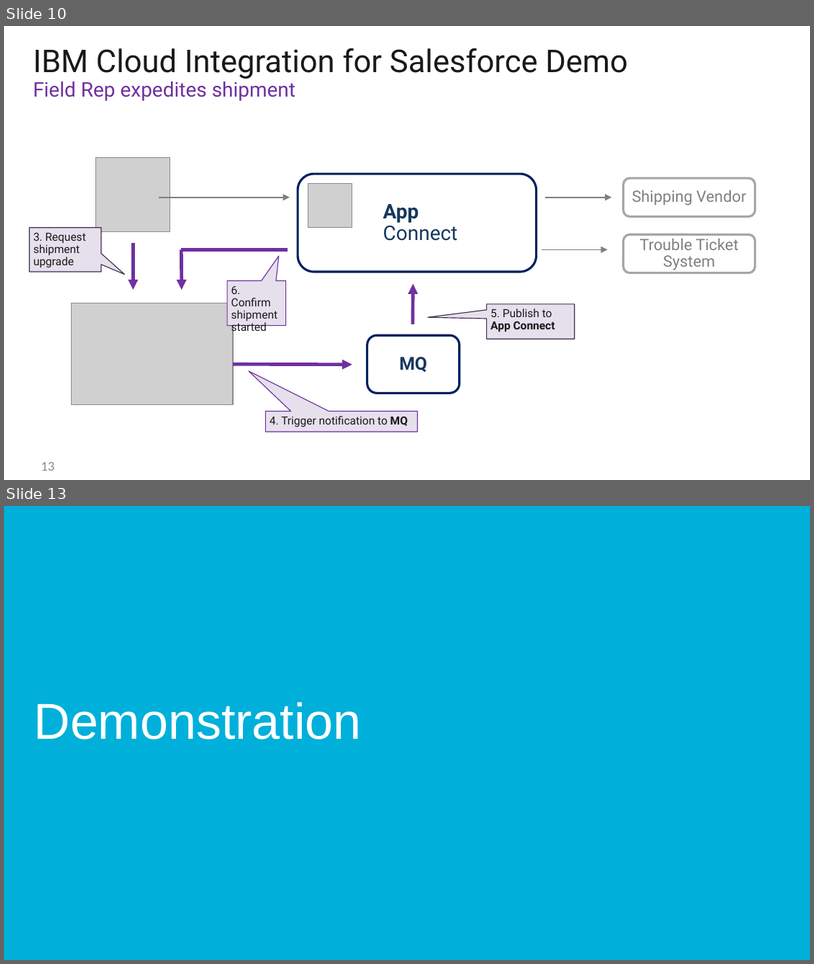
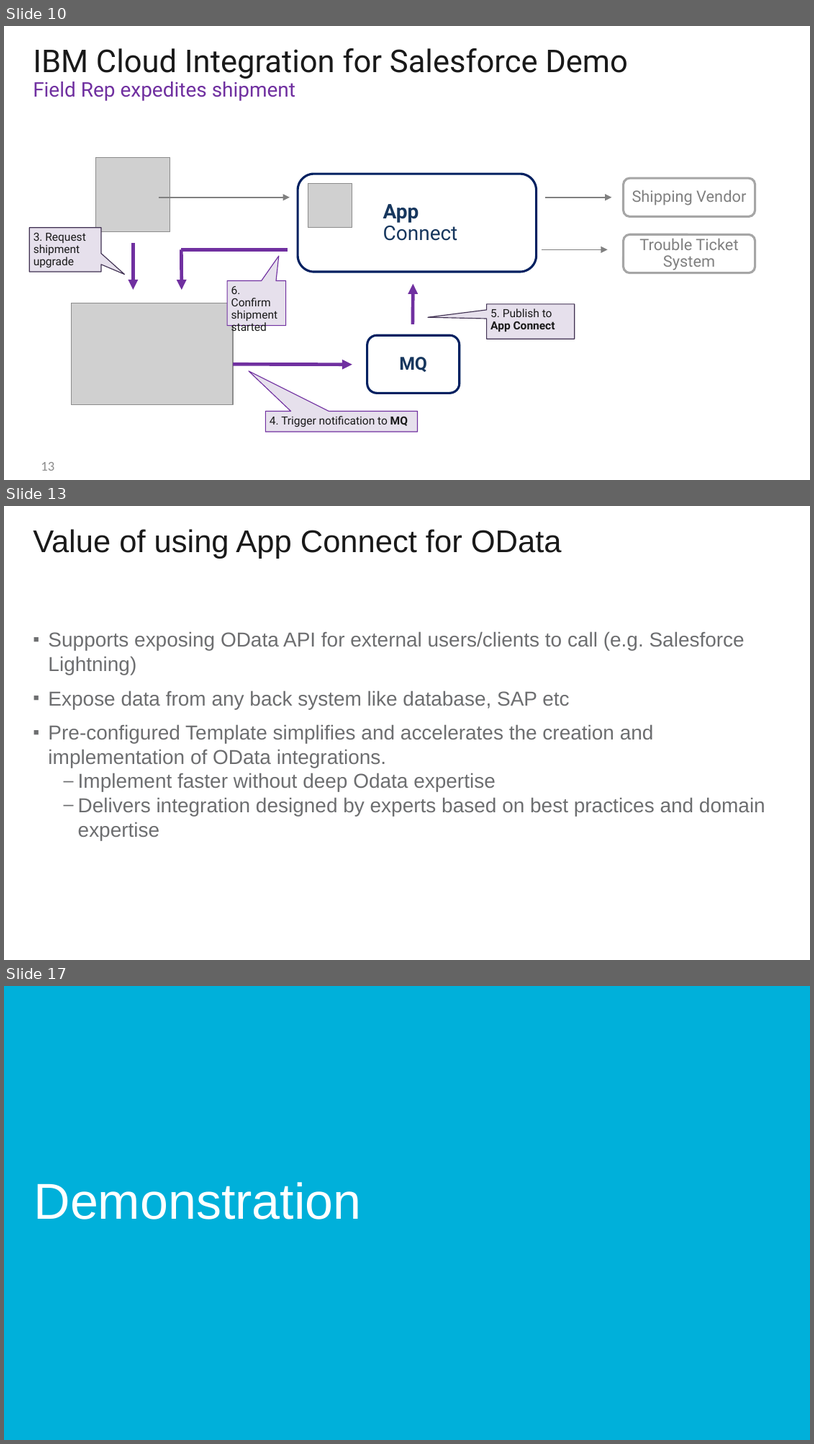
Before and after one commit to sebastiansutter/techguides, a slide deck: IBM CI for SF Demo.pptx. Shown one above the other, each under a label of ours: slides 10 and 13 before the commit, slides 10, 13 and 17 after it; the slides between them are not shown. The pictures are 814x964 and 814x1444 pixels, drawn with LibreOffice and Linux fonts; fonts in the diff are those of the drawing; grey boxes stand for pictures; background and template pictures are left out. Boxes give left, top, right and bottom in pixels: in the first picture for what was removed or moved away, otherwise in the second. Text is boxed around its words. In the diff, an @@ line names an element or a change of style, - is before the commit and + after.

```diff
--- a/IBM CI for SF Demo.pptx
+++ b/IBM CI for SF Demo.pptx
@@ slide 13 added at box(4, 506, 810, 960), background #FFFFFF @@
@@ title added at box(33, 529, 562, 559), 28 pt, text #191919 @@
+Value of using App Connect for OData
@@ text added at box(48, 631, 766, 840), 18 pt, text #6D6E70 @@
+▪ Supports exposing OData API for external users/clients to call (e.g. Salesforce Lightning)
+▪ Expose data from any back system like database, SAP etc
+▪ Pre-configured Template simplifies and accelerates the creation and implementation of OData integrations.
+  – Implement faster without deep Odata expertise
+  – Delivers integration designed by experts based on best practices and domain expertise
@@ what was slide 13 is now slide 17 @@
```
Also in this commit, not shown: 2 slides changed, 4 other slides added.
